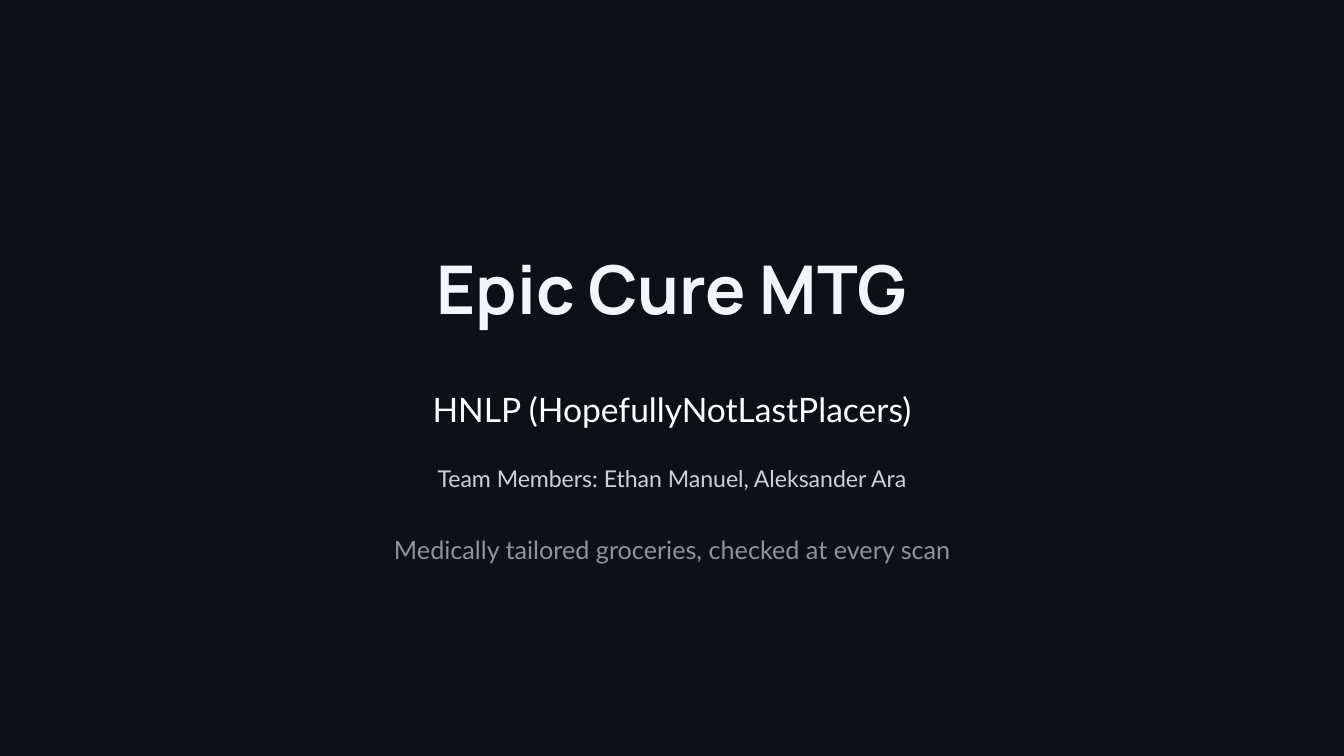
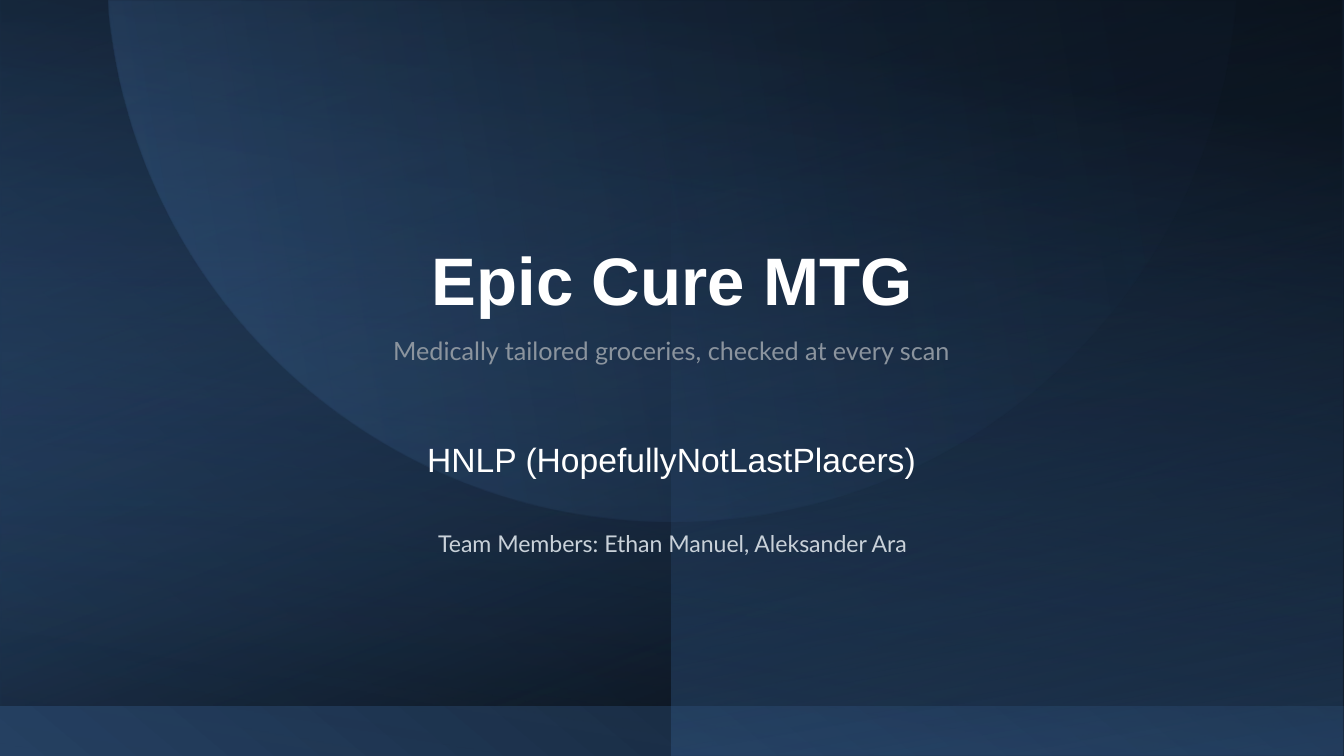
Before and after one commit to EthanM-programin/HNLP, a slide deck: slide 1 of HNLP-presentation.pptx. Drawn at 1344x756 pixels with LibreOffice and Linux fonts; fonts in the diff are those of the drawing. Boxes give left, top, right and bottom in pixels: in the first picture for what was removed or moved away, otherwise in the second. Text is boxed around its words. In the diff, an @@ line names an element or a change of style, - is before the commit and + after.

```diff
--- a/HNLP-presentation.pptx
+++ b/HNLP-presentation.pptx
@@ background #0D1117 to #FFFFFF @@
@@ rectangle added at bbox=[0, 0, 1344, 756], fill gradient #254061 to #000000 @@
@@ rectangle added at bbox=[0, 0, 1344, 706], fill gradient #376092 to #000000 @@
@@ rectangle added at bbox=[0, 0, 1343, 756], fill gradient #000000 to #376092 @@
@@ rectangle added at bbox=[1, 0, 1342, 756], fill gradient #254061 to #000000 @@
@@ freeform shape added at bbox=[109, 0, 1235, 521], fill gradient #254061 to #4F81BD @@
@@ rectangle added at bbox=[673, 0, 1344, 756], fill gradient #254061 to #376092 @@
@@ text "Epic Cure MTG": place and size @@
-text "Epic Cure MTG" at bbox=[437, 264, 907, 330]
+text "Epic Cure MTG" at bbox=[432, 256, 913, 317]
@@ text "Epic Cure MTG" at bbox=[432, 256, 913, 317]: font Manrope to Arial, text colour #F0F6FC to #FFFFFF; line spacing 1 to 0.9; more space between paragraphs; vertical alignment top to middle @@
@@ text "Medically tailored groceries, checked at ..." at bbox=[393, 341, 949, 364]: more space between paragraphs @@
@@ text "Medically tailored groceries, checked at ...": place and size @@
-text "Medically tailored groceries, checked at ..." at bbox=[394, 540, 950, 564]
+text "Medically tailored groceries, checked at ..." at bbox=[393, 341, 949, 364]
@@ text "HNLP (HopefullyNotLastPlacers)": place and size @@
-text "HNLP (HopefullyNotLastPlacers)" at bbox=[433, 396, 911, 428]
+text "HNLP (HopefullyNotLastPlacers)" at bbox=[427, 447, 916, 479]
@@ text "HNLP (HopefullyNotLastPlacers)" at bbox=[427, 447, 916, 479]: font Lato to Arial; line spacing 1.5 to 0.9; more space between paragraphs; vertical alignment top to middle @@
@@ text "Team Members: Ethan Manuel, Aleksander ...": place and size @@
-text "Team Members: Ethan Manuel, Aleksander ..." at bbox=[438, 470, 906, 490]
+text "Team Members: Ethan Manuel, Aleksander ..." at bbox=[438, 535, 907, 555]
@@ text "Team Members: Ethan Manuel, Aleksander ..." at bbox=[438, 535, 907, 555]: more space between paragraphs @@
```
Also in this commit, not shown: 10 other slides changed.
